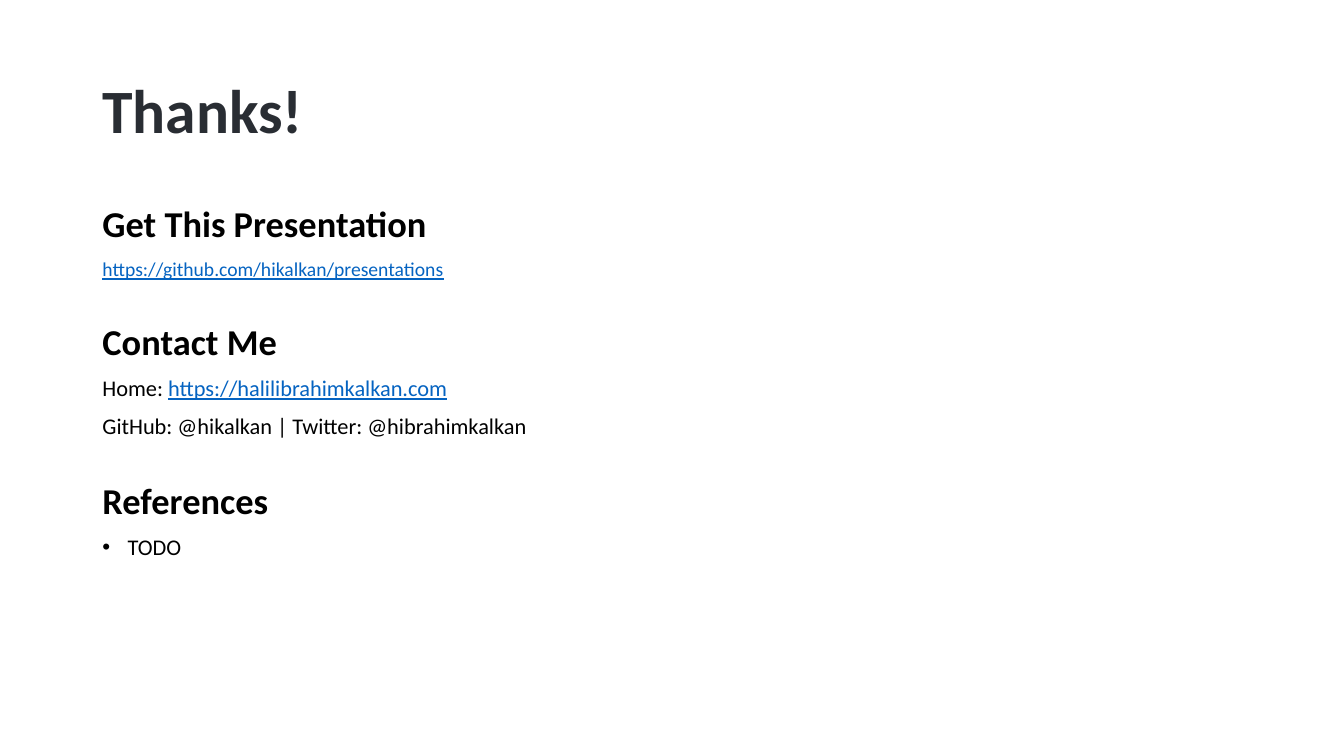
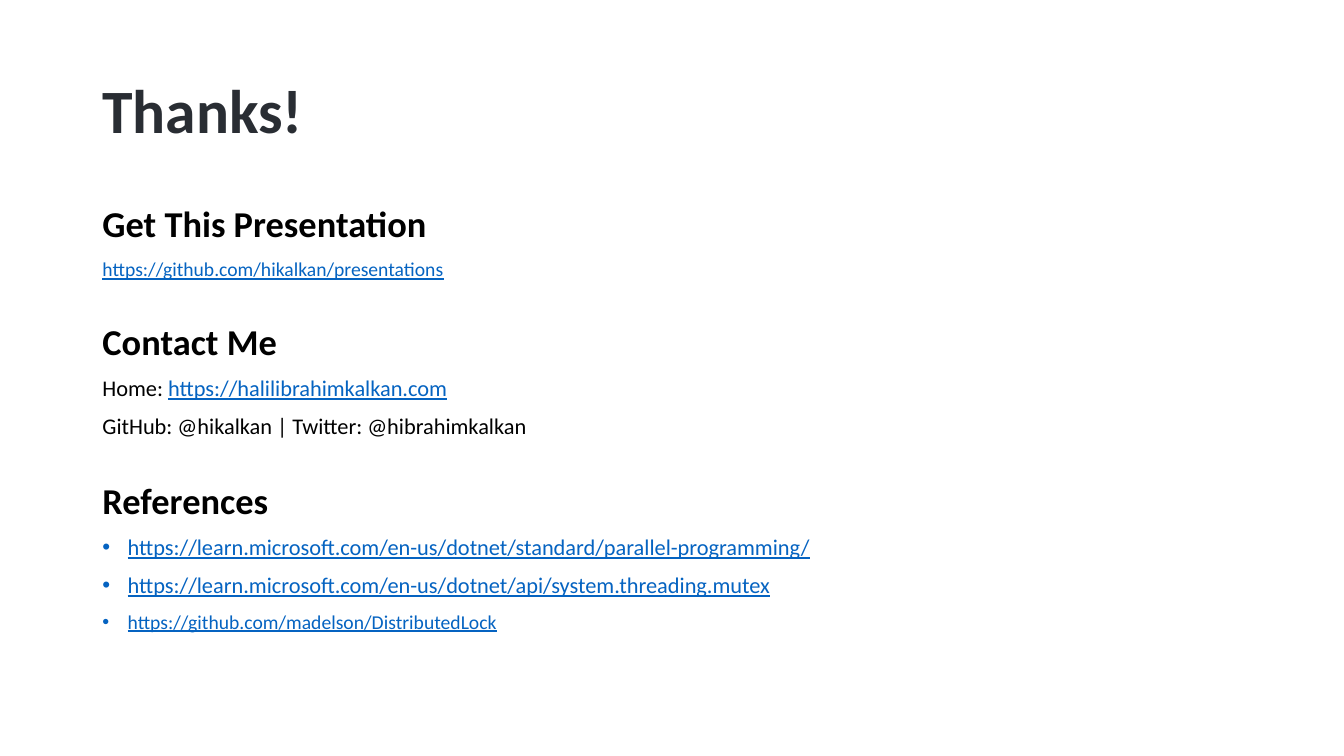
Before and after one commit to hikalkan/presentations, a slide deck: slide 25 of 2023-06-01 Dealing with Concurrency - Multi-Threading in Dotnet/Dotnet-Multi-Threading.pptx (slide 24 before the commit). Drawn at 1344x756 pixels with LibreOffice and Linux fonts; fonts in the diff are those of the drawing; background and template pictures are left out. Boxes give left, top, right and bottom in pixels: in the first picture for what was removed or moved away, otherwise in the second. Text is boxed around its words. In the diff, an @@ line names an element or a change of style, - is before the commit and + after.

```diff
--- a/2023-06-01 Dealing with Concurrency - Multi-Threading in Dotnet/Dotnet-Multi-Threading.pptx
+++ b/2023-06-01 Dealing with Concurrency - Multi-Threading in Dotnet/Dotnet-Multi-Threading.pptx
@@ text at [128, 539, 810, 633]: text changed; text colour #000000 to #0563C1 @@
-• TODO
+• https://learn.microsoft.com/en-us/dotnet/standard/parallel-programming/
+• https://learn.microsoft.com/en-us/dotnet/api/system.threading.mutex
+• https://github.com/madelson/DistributedLock
```
Also in this commit, not shown: 2 other slides changed, 2 slides removed.
